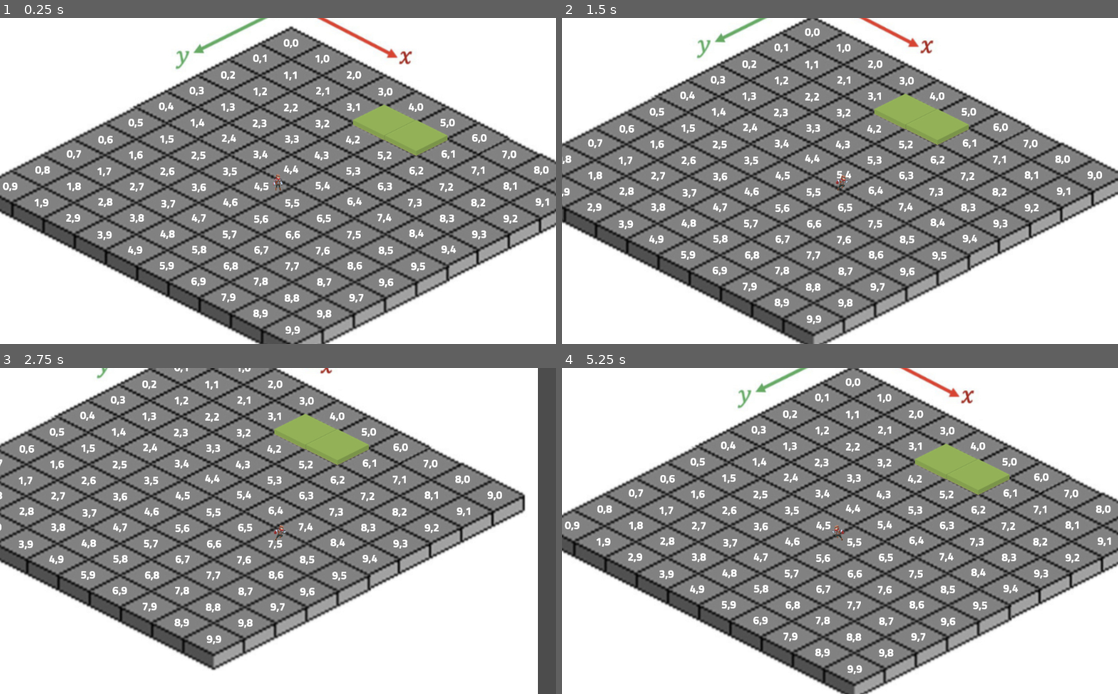
Above: before the commit, frames 1-4 (two rows, left to right).
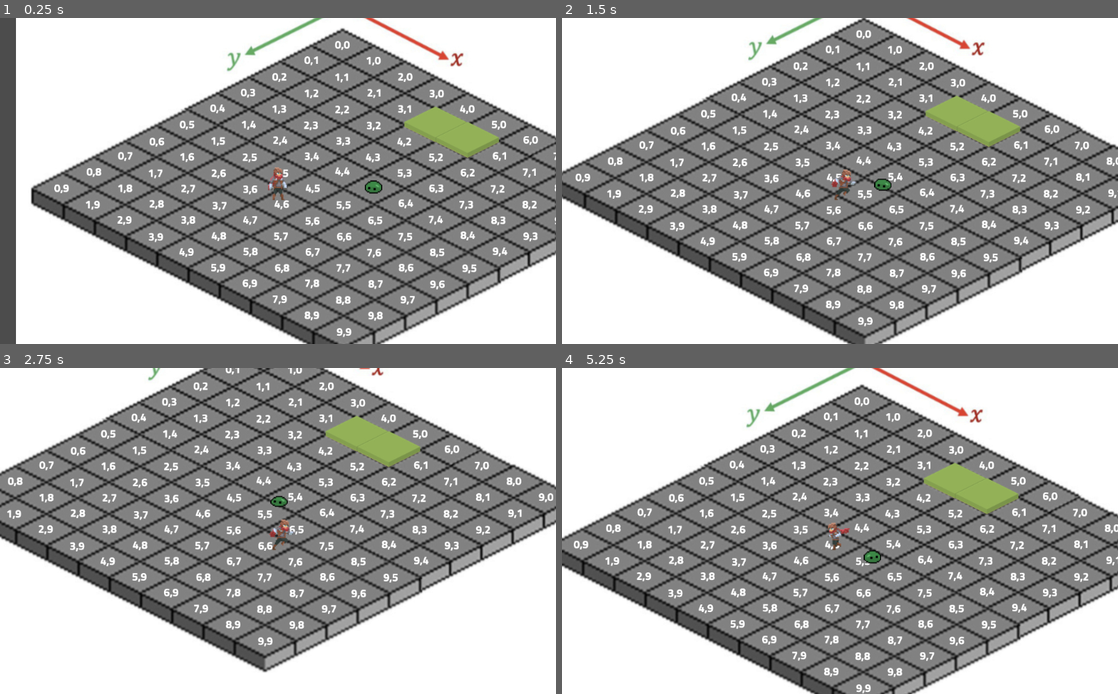
Above: after the commit, the same moments.

Repository: u1973231/Schadenfreude
Game: Godot game, scene res://scenes/Mapa.tscn
Same seed, same stepped clock (60 frames per second), same inputs: the game is played once before the commit and once after it.
Inputs:
- Up to frame 1 (0.25 s): no input
- Up to frame 2 (1.5 s): tap Enter (ui_accept) at 0.5, 0.77 s; hold Right (move_right) 0.53-1.28 s; tap F (interactue) at 0.6, 1.35 s; hold Down (move_down) from 1.28 s (still down)
- Up to frame 3 (2.75 s): tap Enter (ui_accept) at 1.52 s; release Down (move_down) at 2.03 s; hold Right (move_right) from 2.03 s (still down); tap F (interactue) at 2.1 s
- Up to frame 4 (5.25 s): release Right (move_right) at 2.78 s; hold Up (move_up) 2.78-3.53 s; tap F (interactue) every 0.75 s from 2.85 to 5.1 s; tap Enter (ui_accept) at 3.02, 3.77, 4.52 s; hold Left (move_left) 3.53-5.03 s; hold Down (move_down) from 5.03 s (still down)

The runs differ from the first frame. In frame 1, 46% of the frame differs, in the area x 0-100%, y 0-100%; in frame 2, 44%; in frame 3, 45%; in frame 4, 41%.

Commit message:
Slime primer enemigo

Diff:
--- a/project.godot
+++ b/project.godot
@@ -7,6 +7,16 @@
 ;   param=value ; assign values to parameters
 
 config_version=4
+
+_global_script_classes=[ {
+"base": "KinematicBody2D",
+"class": "enemy",
+"language": "GDScript",
+"path": "res://scenes/scr_enemy.gd"
+} ]
+_global_script_class_icons={
+"enemy": ""
+}
 
 [application]
 
@@ -29,21 +39,25 @@
 move_up={
 "deadzone": 0.5,
 "events": [ Object(InputEventKey,"resource_local_to_scene":false,"resource_name":"","device":0,"alt":false,"shift":false,"control":false,"meta":false,"command":false,"pressed":false,"scancode":0,"physical_scancode":16777232,"unicode":0,"echo":false,"script":null)
+, Object(InputEventKey,"resource_local_to_scene":false,"resource_name":"","device":0,"alt":false,"shift":false,"control":false,"meta":false,"command":false,"pressed":false,"scancode":0,"physical_scancode":87,"unicode":0,"echo":false,"script":null)
  ]
 }
 move_down={
 "deadzone": 0.5,
 "events": [ Object(InputEventKey,"resource_local_to_scene":false,"resource_name":"","device":0,"alt":false,"shift":false,"control":false,"meta":false,"command":false,"pressed":false,"scancode":0,"physical_scancode":16777234,"unicode":0,"echo":false,"script":null)
+, Object(InputEventKey,"resource_local_to_scene":false,"resource_name":"","device":0,"alt":false,"shift":false,"control":false,"meta":false,"command":false,"pressed":false,"scancode":0,"physical_scancode":83,"unicode":0,"echo":false,"script":null)
  ]
 }
 move_left={
 "deadzone": 0.5,
 "events": [ Object(InputEventKey,"resource_local_to_scene":false,"resource_name":"","device":0,"alt":false,"shift":false,"control":false,"meta":false,"command":false,"pressed":false,"scancode":0,"physical_scancode":16777231,"unicode":0,"echo":false,"script":null)
+, Object(InputEventKey,"resource_local_to_scene":false,"resource_name":"","device":0,"alt":false,"shift":false,"control":false,"meta":false,"command":false,"pressed":false,"scancode":0,"physical_scancode":65,"unicode":0,"echo":false,"script":null)
  ]
 }
 move_right={
 "deadzone": 0.5,
 "events": [ Object(InputEventKey,"resource_local_to_scene":false,"resource_name":"","device":0,"alt":false,"shift":false,"control":false,"meta":false,"command":false,"pressed":false,"scancode":0,"physical_scancode":16777233,"unicode":0,"echo":false,"script":null)
+, Object(InputEventKey,"resource_local_to_scene":false,"resource_name":"","device":0,"alt":false,"shift":false,"control":false,"meta":false,"command":false,"pressed":false,"scancode":0,"physical_scancode":68,"unicode":0,"echo":false,"script":null)
  ]
 }
 interactue={
--- a/scenes/Mapa.tscn
+++ b/scenes/Mapa.tscn
@@ -1,18 +1,19 @@
-[gd_scene load_steps=4 format=2]
+[gd_scene load_steps=5 format=2]
 
 [ext_resource path="res://textures/map-cells.jpg" type="Texture" id=1]
 [ext_resource path="res://scenes/Player.tscn" type="PackedScene" id=2]
 [ext_resource path="res://scenes/DialogTriger.tscn" type="PackedScene" id=3]
+[ext_resource path="res://scenes/slime.tscn" type="PackedScene" id=4]
 
 [node name="Map-cells" type="Node2D"]
 
 [node name="Map-cells" type="Sprite" parent="."]
-position = Vector2( 535, 311 )
+position = Vector2( 199, 305 )
 texture = ExtResource( 1 )
+offset = Vector2( 336, 6 )
 
 [node name="Player" parent="." instance=ExtResource( 2 )]
-position = Vector2( 511.56, 297.646 )
-scale = Vector2( 1, 1 )
+position = Vector2( 417, 294 )
 
 [node name="DialogTriger" parent="." instance=ExtResource( 3 )]
 position = Vector2( 825, 245 )
@@ -21,3 +22,7 @@
 [node name="DialogTriger2" parent="." instance=ExtResource( 3 )]
 position = Vector2( 358, 242 )
 dialogPath = "res://dialogs/Dialogo1.json"
+
+[node name="slime" parent="." instance=ExtResource( 4 )]
+position = Vector2( 593, 305 )
+scale = Vector2( 2, 2 )
--- a/scenes/Player.tscn
+++ b/scenes/Player.tscn
@@ -1,9 +1,11 @@
-[gd_scene load_steps=7 format=2]
+[gd_scene load_steps=8 format=2]
 
 [ext_resource path="res://sprites/spr_player.png" type="Texture" id=1]
 [ext_resource path="res://scripts/scr_player.gd" type="Script" id=2]
 
 [sub_resource type="CapsuleShape2D" id=1]
+radius = 6.5
+height = 6.0
 
 [sub_resource type="Animation" id=2]
 length = 0.001
@@ -18,6 +20,22 @@
 "transitions": PoolRealArray( 1 ),
 "update": 0,
 "values": [ 8 ]
+}
+
+[sub_resource type="Animation" id=5]
+resource_name = "hit"
+loop = true
+tracks/0/type = "value"
+tracks/0/path = NodePath("Sprite:frame")
+tracks/0/interp = 1
+tracks/0/loop_wrap = true
+tracks/0/imported = false
+tracks/0/enabled = true
+tracks/0/keys = {
+"times": PoolRealArray( 0, 0.1, 0.2, 0.3, 0.4, 0.5, 0.6, 0.7 ),
+"transitions": PoolRealArray( 1, 1, 1, 1, 1, 1, 1, 1 ),
+"update": 1,
+"values": [ 59, 75, 60, 75, 61, 75, 63, 64 ]
 }
 
 [sub_resource type="Animation" id=3]
@@ -64,6 +82,7 @@
 frame = 8
 
 [node name="CollisionShape2D" type="CollisionShape2D" parent="."]
+position = Vector2( 0, 14.5 )
 shape = SubResource( 1 )
 
 [node name="Camera2D" type="Camera2D" parent="."]
@@ -71,5 +90,21 @@
 
 [node name="AnimationPlayer" type="AnimationPlayer" parent="."]
 anims/RESET = SubResource( 2 )
+anims/hit = SubResource( 5 )
 anims/idle = SubResource( 3 )
 anims/walk = SubResource( 4 )
+
+[node name="inmune" type="Timer" parent="."]
+one_shot = true
+
+[node name="animationHit" type="Timer" parent="."]
+wait_time = 0.3
+one_shot = true
+
+[node name="stun" type="Timer" parent="."]
+wait_time = 0.1
+one_shot = true
+
+[connection signal="timeout" from="inmune" to="." method="_on_inmune_timeout"]
+[connection signal="timeout" from="animationHit" to="." method="_on_animationHit_timeout"]
+[connection signal="timeout" from="stun" to="." method="_on_stun_timeout"]
--- /dev/null
+++ b/scenes/scr_enemy.gd
@@ -0,0 +1,19 @@
+class_name enemy
+extends KinematicBody2D
+
+#variables export
+export var vida := 7
+export var damage = 5
+
+
+func morir():
+	queue_free()
+
+func recivirDamage(damage):
+	vida -= damage
+	if vida <= 0:
+		morir()
+
+func hacerDamage(objetivo):
+	objetivo.recivirDamage(damage)
+	pass
--- /dev/null
+++ b/scenes/scr_slime.gd
@@ -0,0 +1,108 @@
+extends enemy
+
+
+enum stats {jumping,idle}
+var currenStat
+
+#Variables export
+export var jumpForce := 150.0
+export var gravity := 10.0
+export var speed = 50
+export var distPerseguir = 130
+
+#Variables privadas
+var tocandoJugador = false
+var jugador
+#Control estado jumping
+var waitingForJump = false
+var isJumping =  false
+var yBeforeJump = 0
+var movJump := Vector2.ZERO
+var dirJump = Vector2.LEFT
+
+
+
+func _ready():
+	currenStat = stats.jumping
+
+	pass
+
+func _process(delta):
+
+	if tocandoJugador:
+		jugador.recivirDamage(position)
+
+	if currenStat == stats.idle:
+		$AnimationPlayer.play("idle")
+		pass
+	elif currenStat == stats.jumping:
+
+		if movJump.x > 0:
+			$Sprite.flip_h = false
+		else:
+			$Sprite.flip_h = true
+
+		if not isJumping: # esta en el suelo
+			if not waitingForJump:
+				$AnimationPlayer.play("idle")
+				$jumpDely.start()
+				waitingForJump = true
+		else: # esta saltando
+			movJump.y += gravity
+			move_and_slide(movJump)
+
+
+		pass
+	pass
+
+
+func _on_jumpDely_timeout():
+	#Animacion
+	$AnimationPlayer.play("jump")
+	$jumpDuration.start()
+	#Establecemos la direccion del salto.
+	yBeforeJump = position.y
+	if getDistanciaJugador() <= distPerseguir:
+		movJump = getDirJgador()*speed
+	else:
+		movJump = getDireccionAleatoria()*speed
+	movJump.y -= jumpForce
+
+	#Semaforos
+	isJumping = true
+	waitingForJump = false
+
+
+func _on_jumpDuration_timeout():
+	isJumping = false
+	waitingForJump = false
+
+func getVectorJugador():
+	return ScrGlobal.posJugador - position
+
+func getDistanciaJugador():
+	var vec = getVectorJugador()
+	var mod = sqrt(vec.x * vec.x + vec.y * vec.y)
+	return mod
+
+
+func getDirJgador():
+	return getVectorJugador().normalized()
+
+func getDireccionAleatoria():
+	var rng = RandomNumberGenerator.new()
+	rng.randomize()
+	return Vector2(rng.randf_range(-1,1),rng.randf_range(-1,1)).normalized()
+
+
+func _on_damageArea_body_entered(body):
+	if body.is_in_group("player"):
+		tocandoJugador = true
+		jugador = body
+	pass # Replace with function body.
+
+
+func _on_damageArea_body_exited(body):
+	if body.is_in_group("player"):
+		tocandoJugador = false
+	pass # Replace with function body.
--- /dev/null
+++ b/scenes/slime.tscn
@@ -0,0 +1,93 @@
+[gd_scene load_steps=8 format=2]
+
+[ext_resource path="res://sprites/full spritesheet.png" type="Texture" id=1]
+[ext_resource path="res://scenes/scr_slime.gd" type="Script" id=2]
+
+[sub_resource type="CircleShape2D" id=1]
+radius = 6.0
+
+[sub_resource type="Animation" id=2]
+length = 0.001
+tracks/0/type = "value"
+tracks/0/path = NodePath("Sprite:frame")
+tracks/0/interp = 1
+tracks/0/loop_wrap = true
+tracks/0/imported = false
+tracks/0/enabled = true
+tracks/0/keys = {
+"times": PoolRealArray( 0 ),
+"transitions": PoolRealArray( 1 ),
+"update": 0,
+"values": [ 84 ]
+}
+
+[sub_resource type="Animation" id=3]
+resource_name = "idle"
+loop = true
+tracks/0/type = "value"
+tracks/0/path = NodePath("Sprite:frame")
+tracks/0/interp = 1
+tracks/0/loop_wrap = true
+tracks/0/imported = false
+tracks/0/enabled = true
+tracks/0/keys = {
+"times": PoolRealArray( 0, 0.2, 0.4, 0.6, 0.8, 1 ),
+"transitions": PoolRealArray( 1, 1, 1, 1, 1, 1 ),
+"update": 1,
+"values": [ 84, 85, 86, 87, 88, 89 ]
+}
+
+[sub_resource type="Animation" id=4]
+resource_name = "jump"
+length = 50.0
+loop = true
+tracks/0/type = "value"
+tracks/0/path = NodePath("Sprite:frame")
+tracks/0/interp = 1
+tracks/0/loop_wrap = true
+tracks/0/imported = false
+tracks/0/enabled = true
+tracks/0/keys = {
+"times": PoolRealArray( 0, 0.1, 0.2, 0.3, 0.4, 0.5 ),
+"transitions": PoolRealArray( 1, 1, 1, 1, 1, 1 ),
+"update": 1,
+"values": [ 112, 113, 114, 115, 116, 117 ]
+}
+
+[sub_resource type="CircleShape2D" id=5]
+radius = 8.0
+
+[node name="slime" type="KinematicBody2D" groups=["enemy"]]
+script = ExtResource( 2 )
+
+[node name="CollisionShape2D" type="CollisionShape2D" parent="."]
+shape = SubResource( 1 )
+
+[node name="Sprite" type="Sprite" parent="."]
+position = Vector2( 0, -1 )
+texture = ExtResource( 1 )
+hframes = 28
+vframes = 9
+frame = 84
+
+[node name="AnimationPlayer" type="AnimationPlayer" parent="."]
+anims/RESET = SubResource( 2 )
+anims/idle = SubResource( 3 )
+anims/jump = SubResource( 4 )
+
+[node name="jumpDely" type="Timer" parent="."]
+one_shot = true
+
+[node name="jumpDuration" type="Timer" parent="."]
+wait_time = 0.5
+one_shot = true
+
+[node name="damageArea" type="Area2D" parent="."]
+
+[node name="CollisionShape2D" type="CollisionShape2D" parent="damageArea"]
+shape = SubResource( 5 )
+
+[connection signal="timeout" from="jumpDely" to="." method="_on_jumpDely_timeout"]
+[connection signal="timeout" from="jumpDuration" to="." method="_on_jumpDuration_timeout"]
+[connection signal="body_entered" from="damageArea" to="." method="_on_damageArea_body_entered"]
+[connection signal="body_exited" from="damageArea" to="." method="_on_damageArea_body_exited"]
--- a/scripts/scr_global.gd
+++ b/scripts/scr_global.gd
@@ -3,7 +3,7 @@
 
 #Variales Globales
 var currenDialogPath = ""
-
+var posJugador = Vector2.ZERO
 
 # Called when the node enters the scene tree for the first time.
 func _ready():
--- a/scripts/scr_player.gd
+++ b/scripts/scr_player.gd
@@ -2,20 +2,34 @@
 
 
 #Variables exportadas
-var velocidad := 100.0
-
+export var velocidad := 100.0
+export var vida = 6
+export var hitNokback = 250
 #Variables privadas
 var vecMov := Vector2.ZERO
-
+var inmune = false
+var animationHit = false
+var stun = false
+var posHit
 func _ready():
 	pass
 
 func _process(delta):
+	if not stun:
+		movePlayer()
+	else:
+		moveStun()
 
-	movePlayer()
-
+	ScrGlobal.posJugador = position
 
 	pass
+
+func moveStun():
+	var dir = position - posHit
+	dir = dir.normalized()
+	move_and_slide(dir*hitNokback)
+	pass
+
 
 func movePlayer():
 	#Movimiento Jugador
@@ -26,13 +40,42 @@
 	move_and_slide(vecMov)
 
 	#Animaciones
-	if vecMov.x > 0:
-		$AnimationPlayer.play("walk")
-		$Sprite.flip_h = false
-	elif vecMov.x < 0:
-		$AnimationPlayer.play("walk")
-		$Sprite.flip_h = true
-	elif vecMov.y != 0:
-		$AnimationPlayer.play("walk")
+	if not animationHit:
+		if vecMov.x > 0:
+			$AnimationPlayer.play("walk")
+			$Sprite.flip_h = false
+		elif vecMov.x < 0:
+			$AnimationPlayer.play("walk")
+			$Sprite.flip_h = true
+		elif vecMov.y != 0:
+			$AnimationPlayer.play("walk")
+		else:
+			$AnimationPlayer.play("idle")
 	else:
-		$AnimationPlayer.play("idle")
+		$AnimationPlayer.play("hit")
+
+func recivirDamage(posSurce):
+	if not inmune:
+		posHit = posSurce
+		vida -= 1
+		inmune = true
+		animationHit = true
+		stun = true
+		$stun.start()
+		$animationHit.start()
+		print(vida)
+		$inmune.start()
+
+
+func _on_inmune_timeout():
+	inmune = false
+
+
+func _on_animationHit_timeout():
+	animationHit = false
+	pass # Replace with function body.
+
+
+func _on_stun_timeout():
+	stun = false
+	pass # Replace with function body.
Not shown, added: sprites/full spritesheet.png.import
